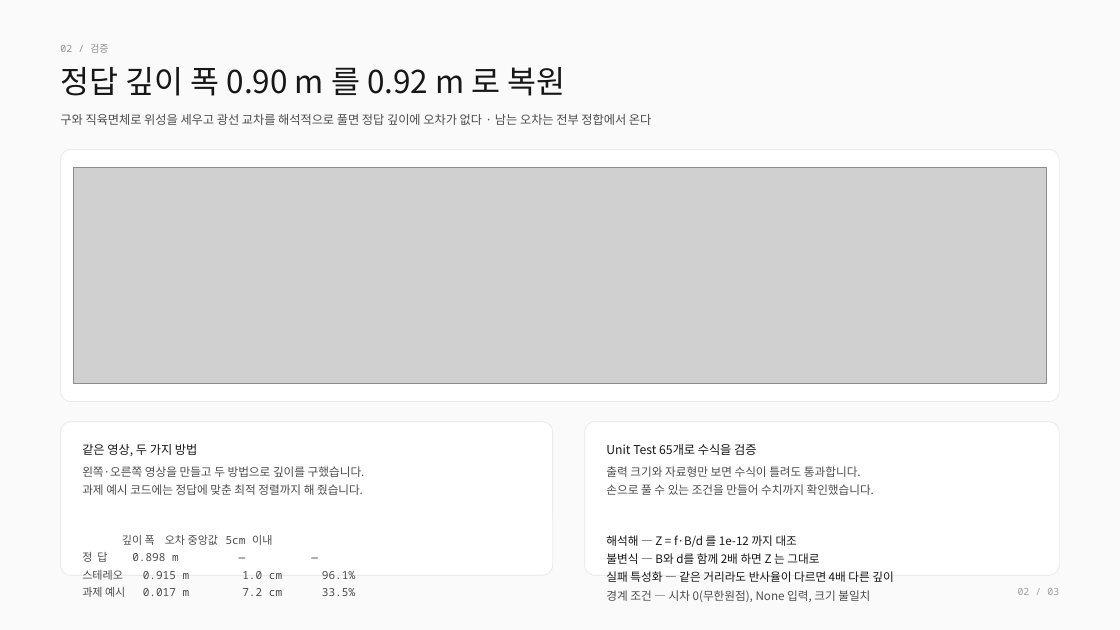
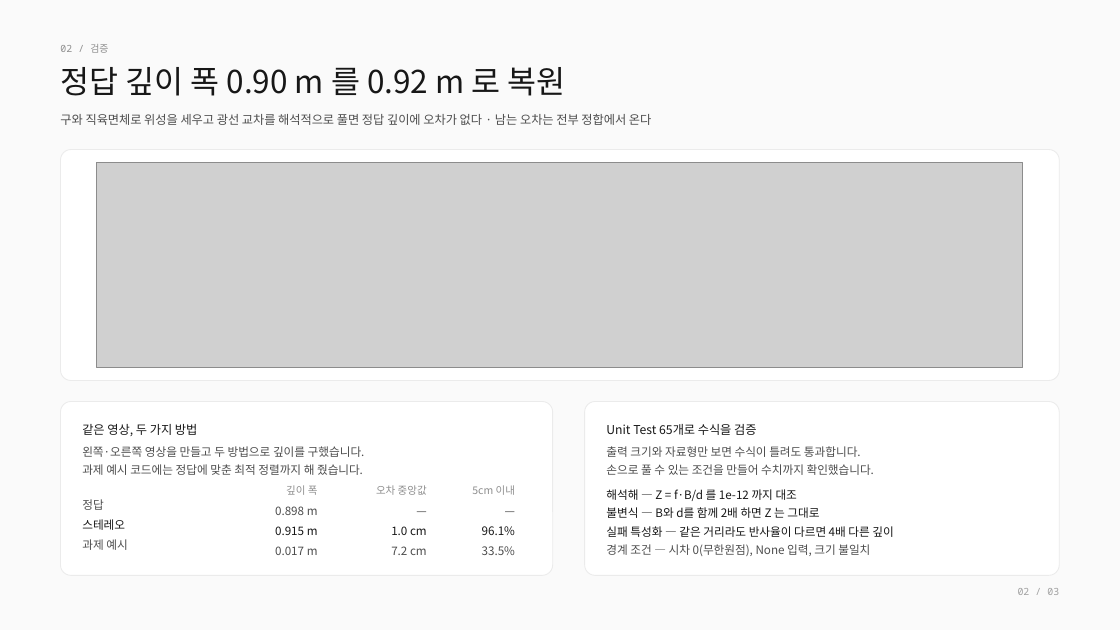
Before and after one commit to SeungWonJeong-hub/jsw-comento-bootcamp, a slide deck: slide 2 of report/2차업무_정승원.pptx. Drawn at 1120x630 pixels with LibreOffice and Linux fonts; fonts in the diff are those of the drawing; grey boxes stand for pictures. Boxes give left, top, right and bottom in pixels: in the first picture for what was removed or moved away, otherwise in the second. Text is boxed around its words. In the diff, an @@ line names an element or a change of style, - is before the commit and + after.

```diff
--- a/report/2차업무_정승원.pptx
+++ b/report/2차업무_정승원.pptx
@@ rounded rectangle resized from (x1=60, y1=150, x2=1060, y2=402) to (x1=60, y1=150, x2=1060, y2=381) @@
@@ picture resized from (x1=73, y1=167, x2=1047, y2=384) to (x1=97, y1=162, x2=1023, y2=368) @@
@@ rounded rectangle resized from (x1=60, y1=422, x2=553, y2=576) to (x1=60, y1=402, x2=553, y2=576) @@
@@ text "같은 영상, 두 가지 방법" moved from (x1=82, y1=444, x2=197, y2=456) to (x1=82, y1=424, x2=197, y2=436) @@
@@ proportions changed in 3 elements at (x1=60, y1=150, x2=1060, y2=381), (x1=60, y1=402, x2=553, y2=576), (x1=585, y1=402, x2=1060, y2=576) @@
@@ rounded rectangle resized from (x1=585, y1=422, x2=1060, y2=576) to (x1=585, y1=402, x2=1060, y2=576) @@
@@ text "Unit Test 65개로 수식을 검증" moved from (x1=606, y1=444, x2=756, y2=455) to (x1=606, y1=424, x2=756, y2=435) @@
@@ text "왼쪽·오른쪽 영상을 만들고 두 방법으로 ..." moved from (x1=82, y1=466, x2=365, y2=597) to (x1=82, y1=446, x2=365, y2=475) @@
@@ text "출력 크기와 자료형만 보면 수식이 ..." rewrapped from (x1=606, y1=466, x2=893, y2=602) to (x1=606, y1=446, x2=893, y2=556) @@
@@ text added at (x1=82, y1=499, x2=127, y2=550), 10 pt, text #4D4D4D @@
+정답
+스테레오
+과제 예시
@@ text added at (x1=275, y1=485, x2=318, y2=555), 10 pt, text #4D4D4D @@
+깊이 폭
+0.898 m
+0.915 m
+0.017 m
@@ text added at (x1=376, y1=485, x2=427, y2=555), 10 pt, text #4D4D4D @@
+오차 중앙값
+—
+1.0 cm
+7.2 cm
@@ text added at (x1=472, y1=485, x2=515, y2=555), 10 pt, text #4D4D4D @@
+5cm 이내
+—
+96.1%
+33.5%
@@ text at (x1=82, y1=535, x2=355, y2=597): paragraphs removed @@
-깊이 폭 오차 중앙값 5cm 이내
-정 답 0.898 m — —
-스테레오 0.915 m 1.0 cm 96.1%
-과제 예시 0.017 m 7.2 cm 33.5%
```
Also in this commit, not shown: 2 other slides changed, 1 other file.
